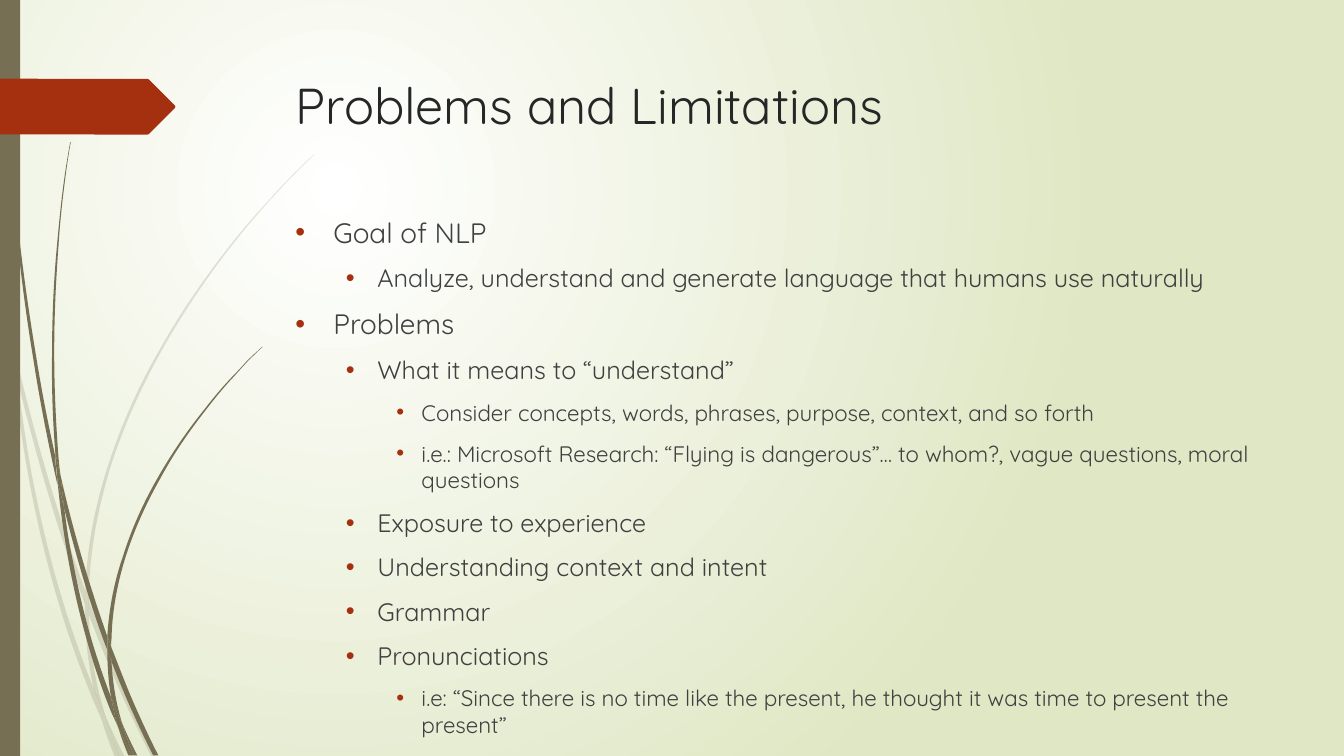
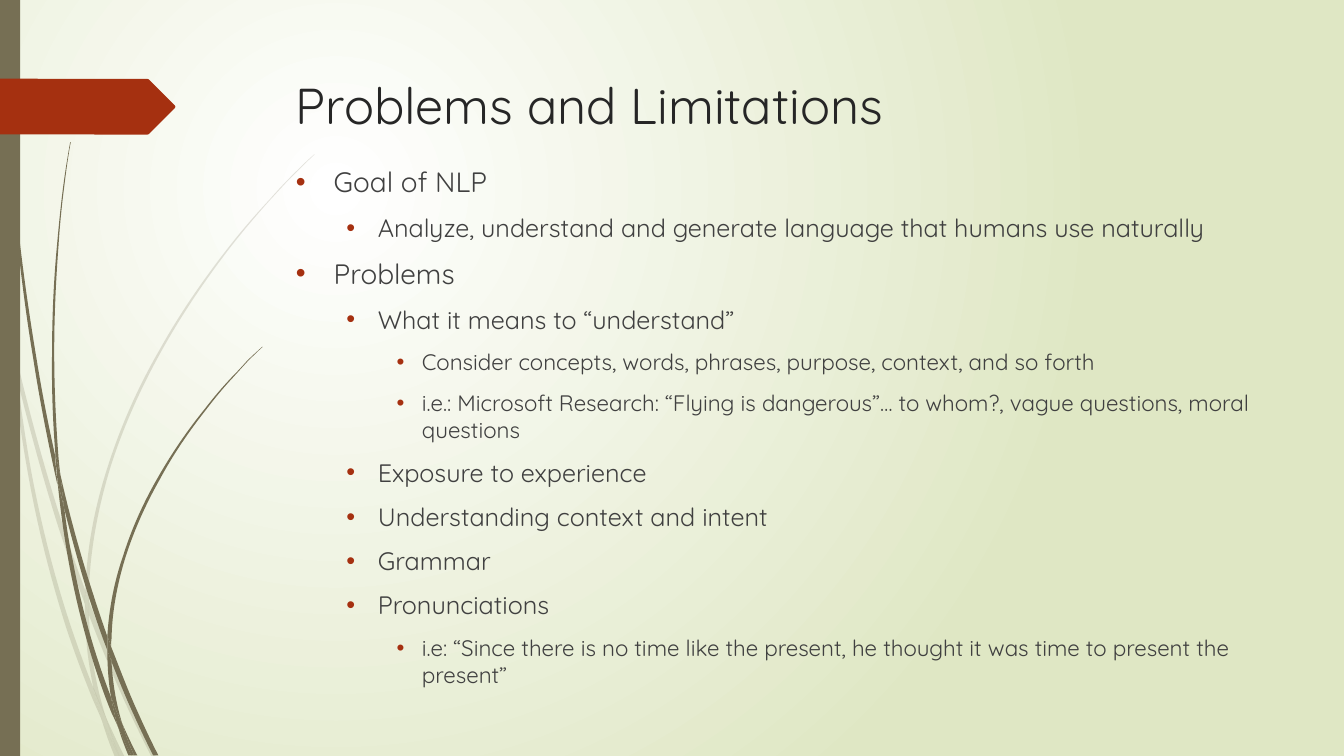
Before and after one commit to tglasser15/NLP_AI, a slide deck: slide 7 of Natural Language Processing.pptx. Drawn at 1344x756 pixels with LibreOffice and Linux fonts; fonts in the diff are those of the drawing. Boxes give left, top, right and bottom in pixels: in the first picture for what was removed or moved away, otherwise in the second. Text is boxed around its words. In the diff, an @@ line names an element or a change of style, - is before the commit and + after.

```diff
--- a/Natural Language Processing.pptx
+++ b/Natural Language Processing.pptx
@@ text "Goal of NLP": place and size @@
-text "Goal of NLP" at (333,222,1249,738)
+text "Goal of NLP" at (334,171,1249,688)
```
Also in this commit, not shown: 4 other slides changed, 1 other file.
